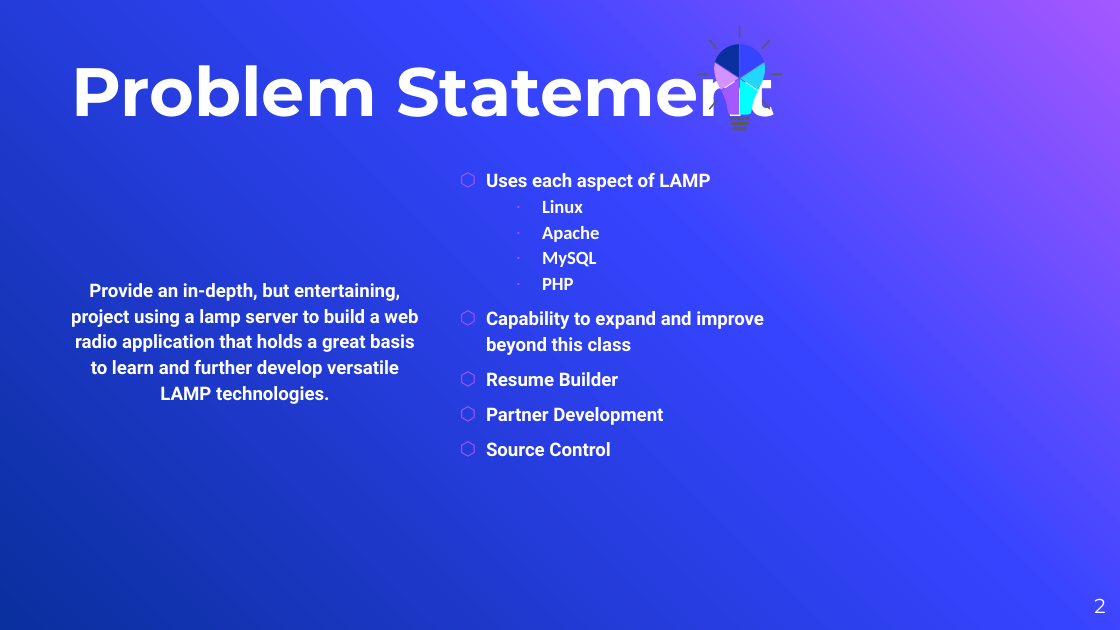
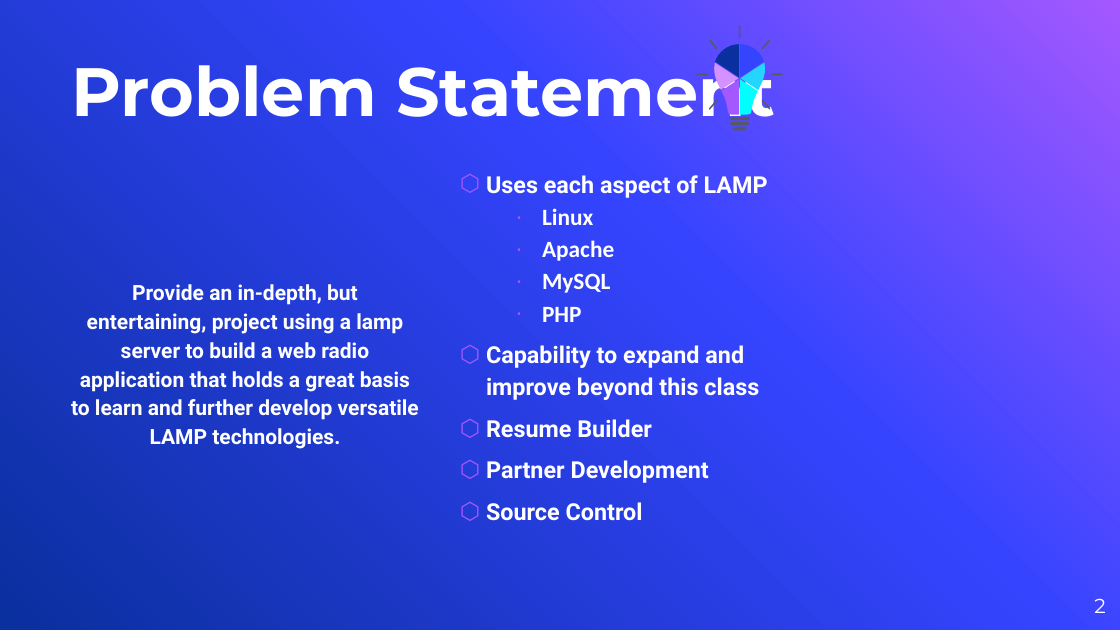
Before and after one commit to dmcmeekan9/cs425RadioStation, a slide deck: slide 2 of Documentation/webServiceRadioStationPresentation_TechTycoons.pptx. Drawn at 1120x630 pixels with LibreOffice and Linux fonts; fonts in the diff are those of the drawing; background and template pictures are left out. Boxes give left, top, right and bottom in pixels: in the first picture for what was removed or moved away, otherwise in the second. Text is boxed around its words. In the diff, an @@ line names an element or a change of style, - is before the commit and + after.

```diff
--- a/Documentation/webServiceRadioStationPresentation_TechTycoons.pptx
+++ b/Documentation/webServiceRadioStationPresentation_TechTycoons.pptx
@@ text "Uses each aspect of LAMP" at box(486, 175, 768, 521): size 16 to 20 pt @@
@@ text "Provide an in-depth, but entertaining, ..." at box(71, 284, 419, 449): size 16 to 18 pt @@
```
Also in this commit, not shown: 6 other slides changed, 3 slides removed, 2 other files.
